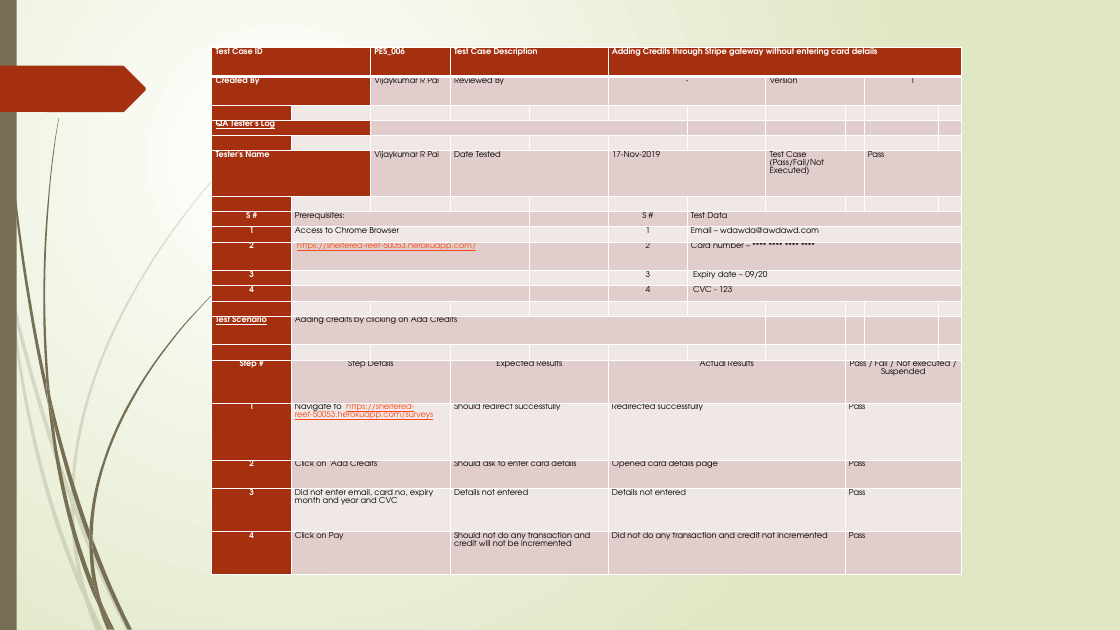
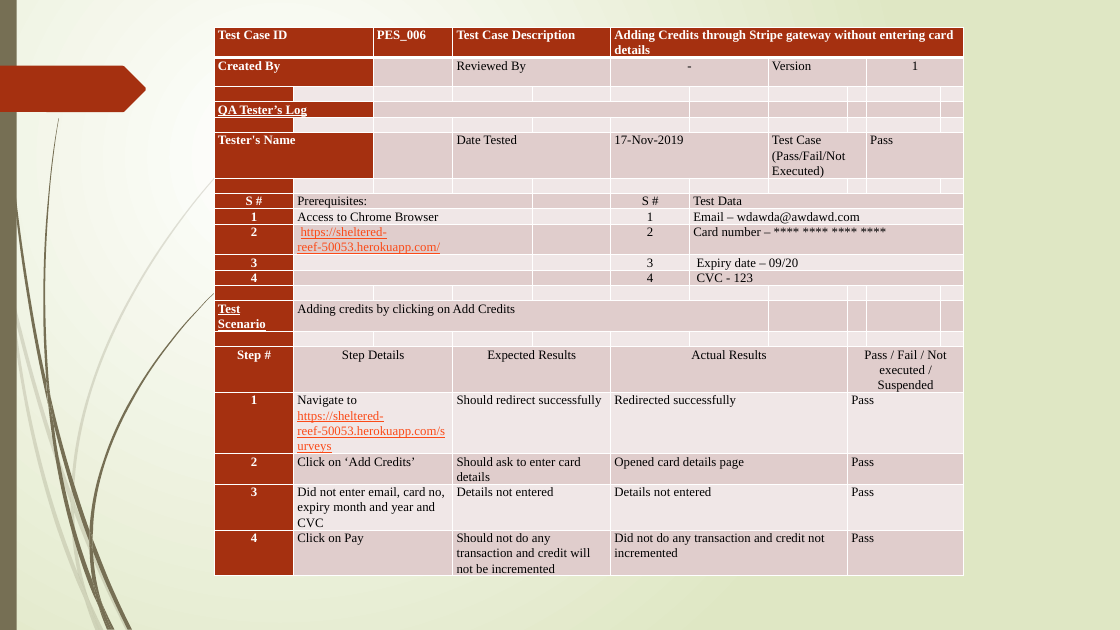
Before and after one commit to vijaykumarrpai/mca-code, a slide deck: slide 20 of 5thSem/Project/Bulk Email Aggregtor - Final.pptx (slide 19 before the commit). Drawn at 1120x630 pixels with LibreOffice and Linux fonts; fonts in the diff are those of the drawing. Boxes give left, top, right and bottom in pixels: in the first picture for what was removed or moved away, otherwise in the second. Text is boxed around its words. In the diff, an @@ line names an element or a change of style, - is before the commit and + after.

```diff
--- a/5thSem/Project/Bulk Email Aggregtor - Final.pptx
+++ b/5thSem/Project/Bulk Email Aggregtor - Final.pptx
@@ table at (x1=214, y1=27, x2=965, y2=616) @@
-row 2, column 3: Vijaykumar R Pai
+row 2, column 3: 
-row 6, column 3: Vijaykumar R Pai
+row 6, column 3: 
@@ size 7 to 11 pt, font TeX Gyre Adventor to Times New Roman @@
@@ table resized from (x1=212, y1=48, x2=962, y2=576) to (x1=214, y1=27, x2=965, y2=616) @@
```
Also in this commit, not shown: 14 other slides changed, 3 slides added, 2 slides removed, 20 other files.
